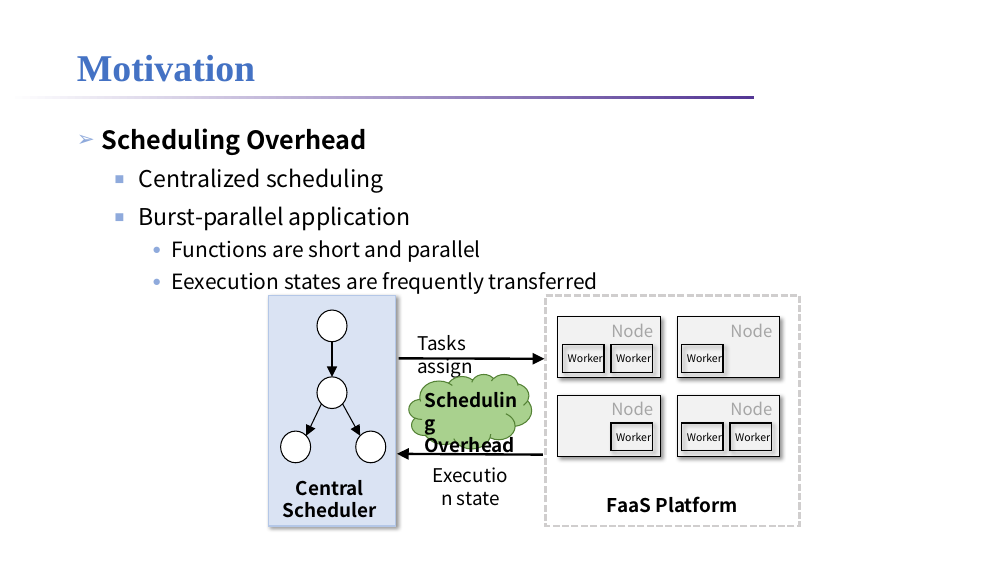
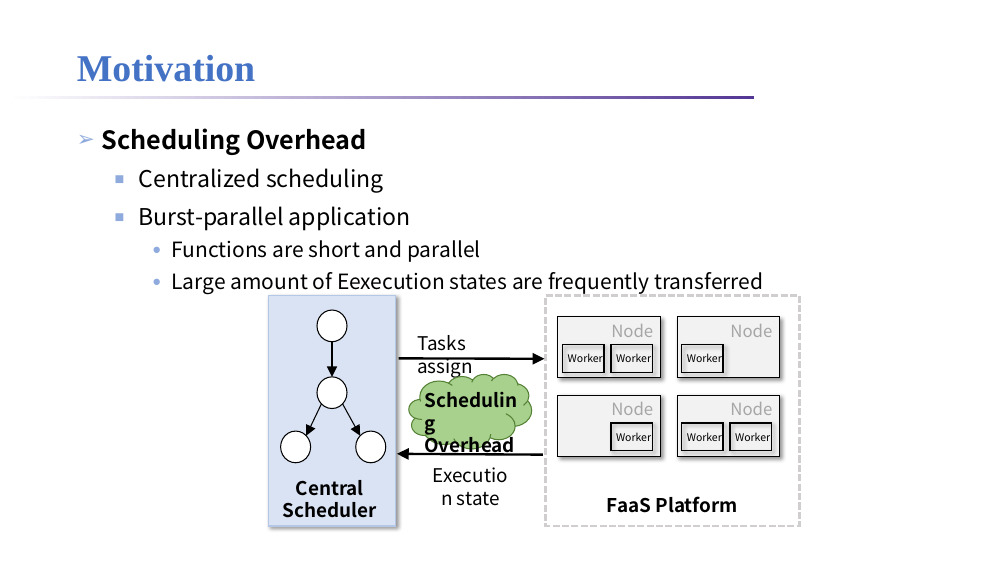
Before and after one commit to lt2000/ADSL, a slide deck: slide 5 of meeting/利用调度解决Serverless的IO时延问题.pptx. Drawn at 1008x567 pixels with LibreOffice and Linux fonts; fonts in the diff are those of the drawing; background and template pictures are left out. Boxes give left, top, right and bottom in pixels: in the first picture for what was removed or moved away, otherwise in the second. Text is boxed around its words. In the diff, an @@ line names an element or a change of style, - is before the commit and + after.

```diff
--- a/meeting/利用调度解决Serverless的IO时延问题.pptx
+++ b/meeting/利用调度解决Serverless的IO时延问题.pptx
@@ text at (x1=171, y1=272, x2=763, y2=294): text changed @@
-    ● Eexecution states are frequently transferred
+    ● Large amount of Eexecution states are frequently transferred
```
Also in this commit, not shown: 11 other slides changed, 5 slides added, 1 other file.
